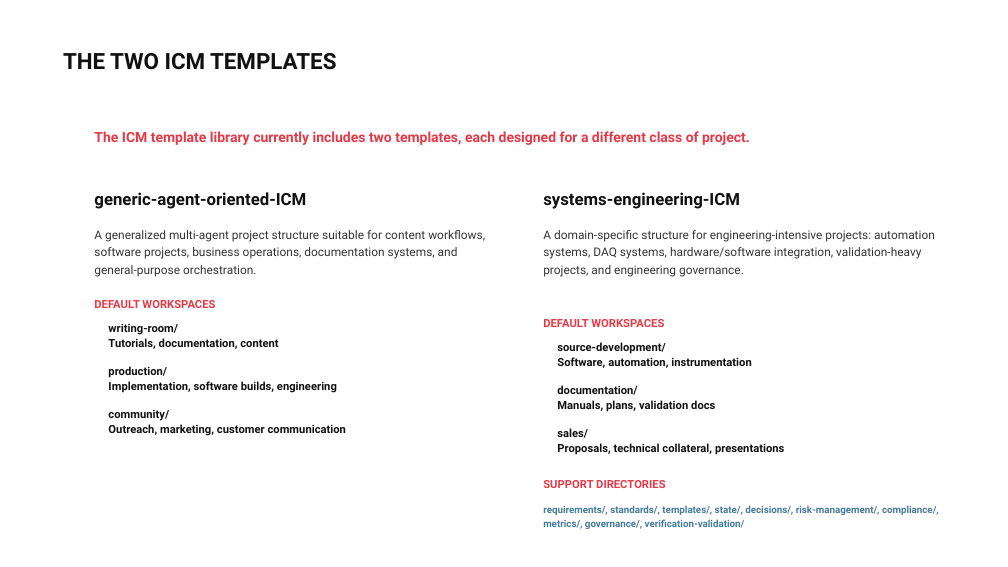
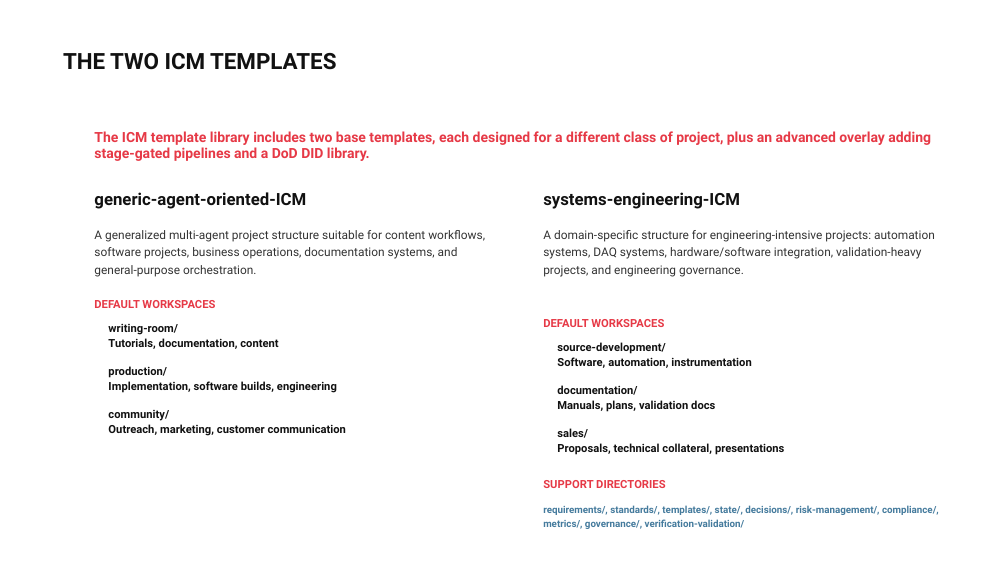
Before and after one commit to NathanForster/ICM, a slide deck: slide 6 of Interpretable_Context_Methodology_(ICM).pptx. Drawn at 1008x567 pixels with LibreOffice and Linux fonts; fonts in the diff are those of the drawing; background and template pictures are left out. Boxes give left, top, right and bottom in pixels: in the first picture for what was removed or moved away, otherwise in the second. Text is boxed around its words. In the diff, an @@ line names an element or a change of style, - is before the commit and + after.

```diff
--- a/Interpretable_Context_Methodology_(ICM).pptx
+++ b/Interpretable_Context_Methodology_(ICM).pptx
@@ text at (94,131,931,161): text changed @@
-The ICM template library currently includes two templates, each designed for a different class of project.
+The ICM template library includes two base templates, each designed for a different class of project, plus an advanced overlay adding stage-gated pipelines and a DoD DID library.
```
Also in this commit, not shown: 56 other files.
